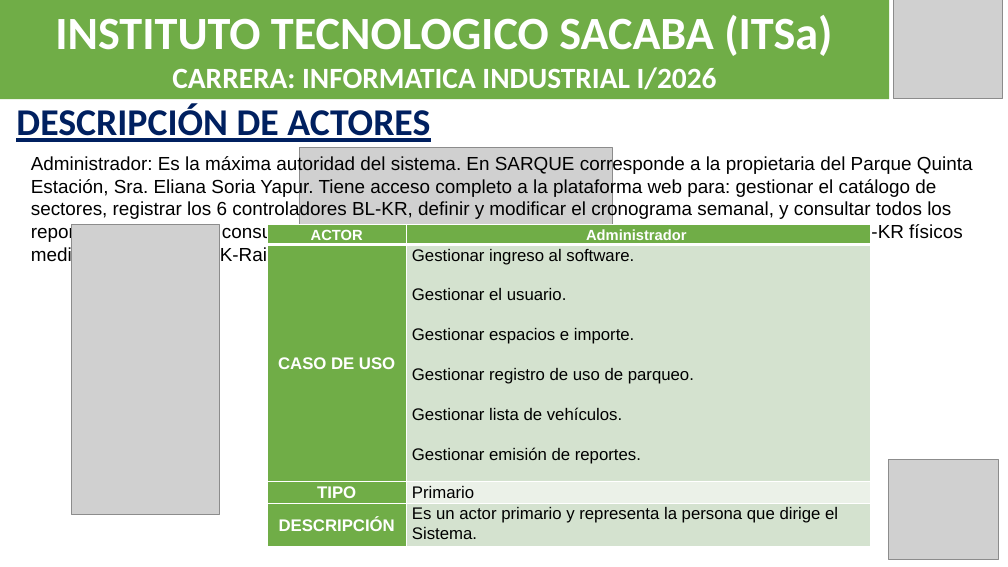
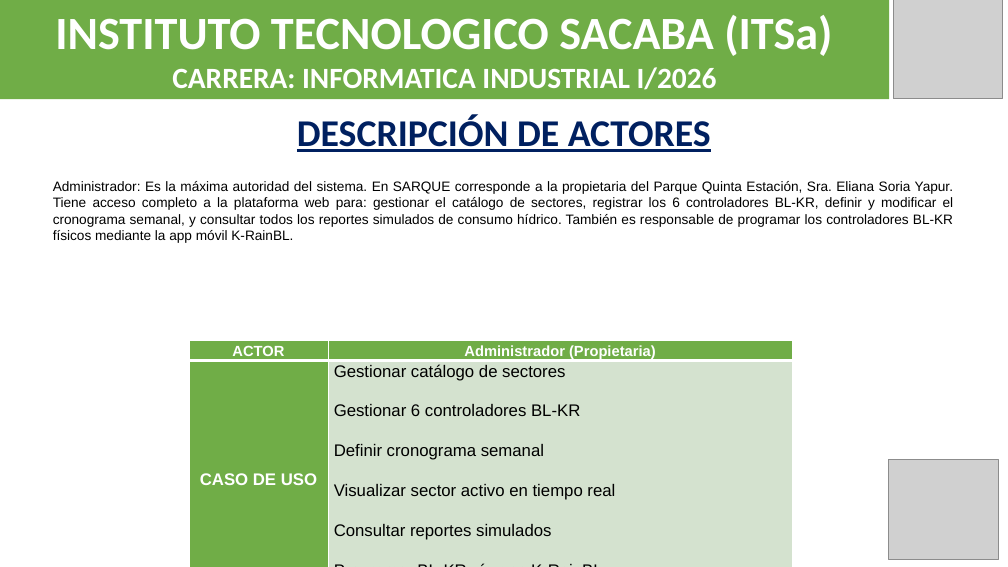
Before and after one commit to Jose12300552/quinta-verde-flow, a slide deck: slide 8 of PRESENTACION_SARQUE.pptx. Drawn at 1008x567 pixels with LibreOffice and Linux fonts; fonts in the diff are those of the drawing; grey boxes stand for pictures. Boxes give left, top, right and bottom in pixels: in the first picture for what was removed or moved away, otherwise in the second. Text is boxed around its words. In the diff, an @@ line names an element or a change of style, - is before the commit and + after.

```diff
--- a/PRESENTACION_SARQUE.pptx
+++ b/PRESENTACION_SARQUE.pptx
@@ text "DESCRIPCIÓN DE ACTORES": place and size @@
-text "DESCRIPCIÓN DE ACTORES" at box(16, 104, 430, 142)
+text "DESCRIPCIÓN DE ACTORES" at box(297, 115, 711, 152)
@@ text "DESCRIPCIÓN DE ACTORES" at box(297, 115, 711, 152): alignment left to centre @@
@@ picture removed at box(300, 148, 613, 479) @@
@@ text "Administrador: Es la máxima autoridad ...": place and size @@
-text "Administrador: Es la máxima autoridad ..." at box(31, 155, 973, 265)
+text "Administrador: Es la máxima autoridad ..." at box(53, 181, 954, 243)
@@ text "Administrador: Es la máxima autoridad ..." at box(53, 181, 954, 243): size 18 to 13 pt; alignment left to justified @@
@@ picture removed at box(72, 225, 219, 515) @@
@@ table at box(189, 340, 792, 544) @@
-row 1, column 2: Administrador
+row 1, column 2: Administrador (Propietaria)
-row 2, column 2: Gestionar ingreso al software. / Gestionar el usuario. / Gestionar espacios e importe. / Gestionar registro de uso de parqueo. / Gestionar lista de vehículos. / Gestionar emisión de reportes.
+row 2, column 2: Gestionar catálogo de sectores / Gestionar 6 controladores BL-KR / Definir cronograma semanal / Visualizar sector activo en tiempo real / Consultar reportes simulados / Programar BL-KR vía app K-RainBL
-row 4, column 2: Es un actor primario y representa la persona que dirige el / Sistema.
+row 4, column 2: Actor primario. Es la propietaria del parque / que dirige y administra el sistema completo.
@@ table: place and size @@
-table at box(267, 225, 870, 544)
+table at box(189, 340, 792, 544)
```
Also in this commit, not shown: 21 other slides changed, 2 other files.
